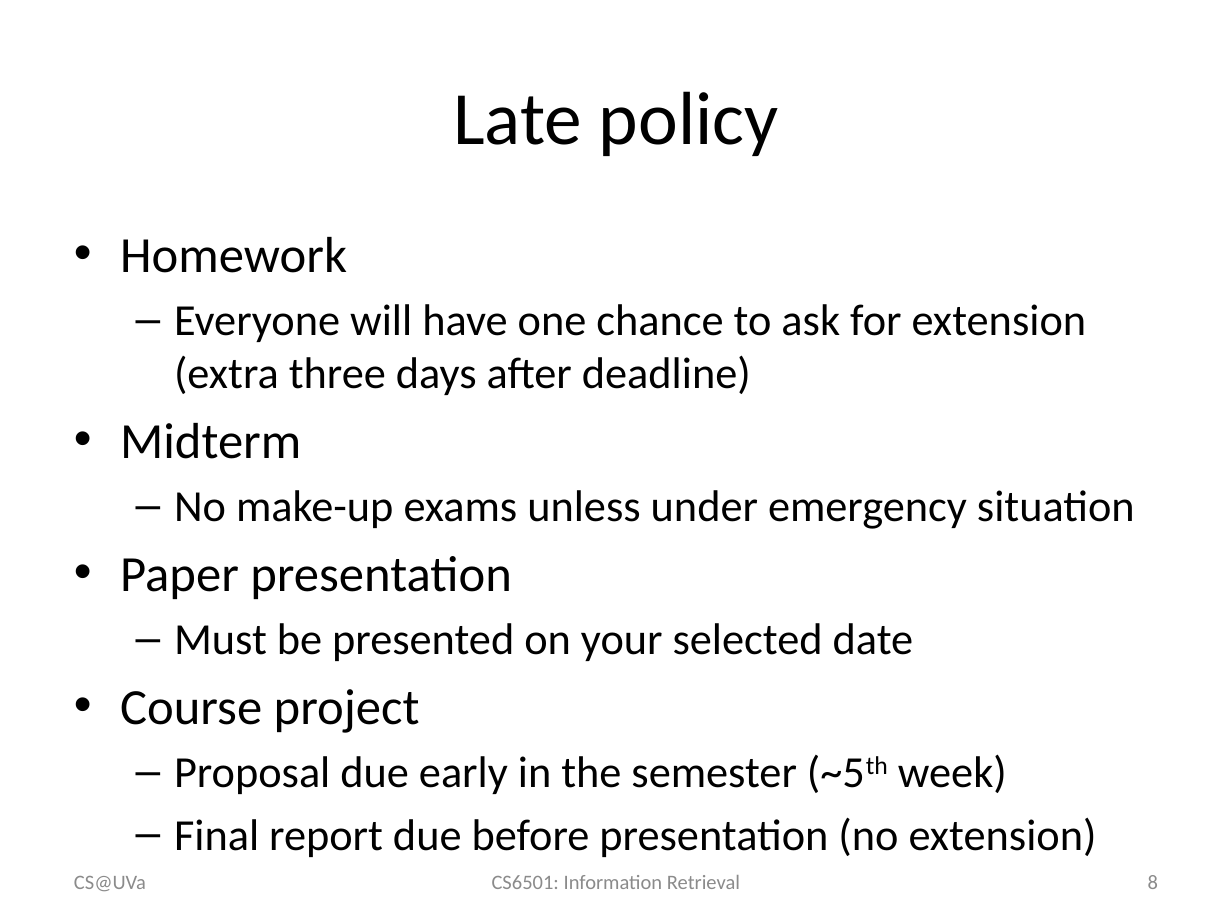
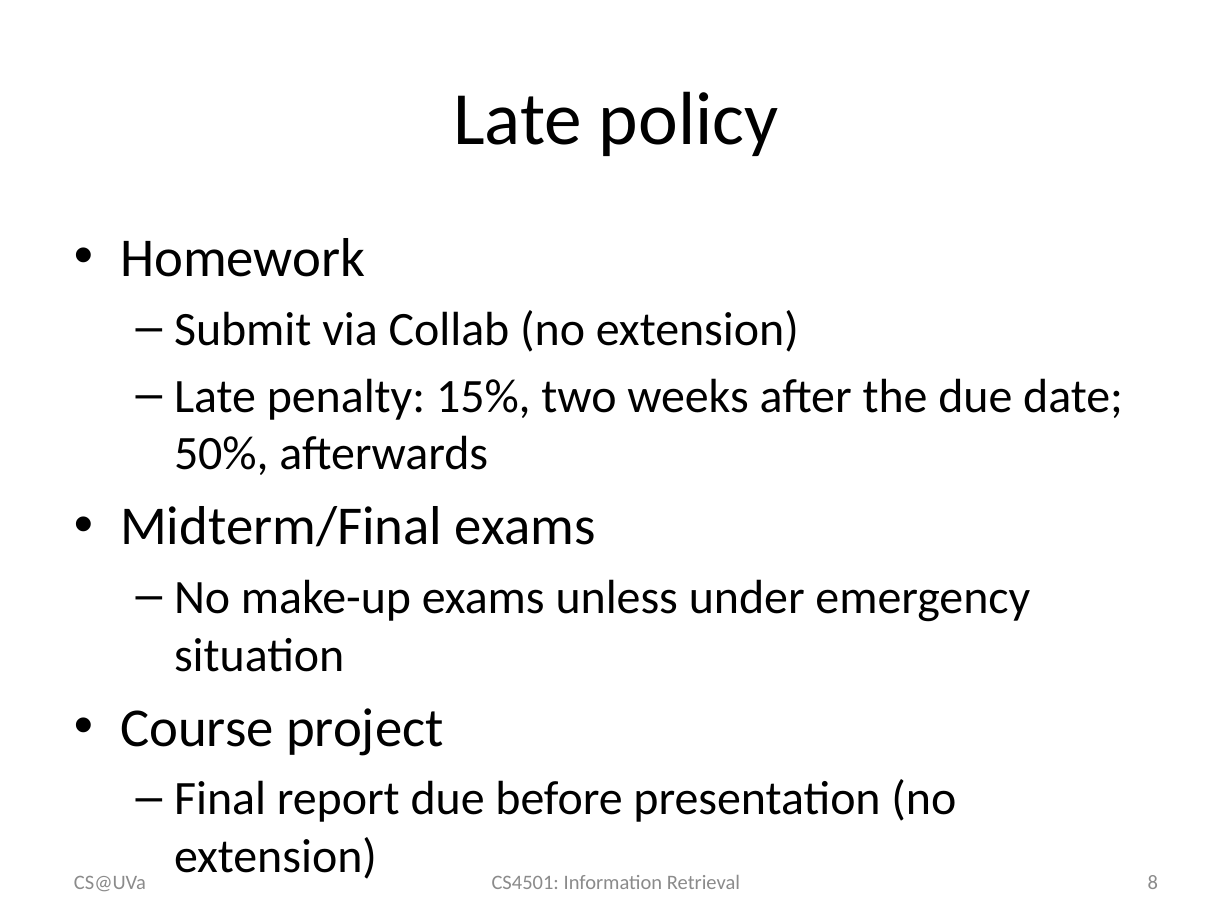
Before and after one commit to wang296/IR2015, a slide deck: slide 8 of docs/Course Policy.pptx. Drawn at 1232x924 pixels with LibreOffice and Linux fonts; fonts in the diff are those of the drawing. Boxes give left, top, right and bottom in pixels: in the first picture for what was removed or moved away, otherwise in the second. Text is boxed around its words. In the diff, an @@ line names an element or a change of style, - is before the commit and + after.

```diff
--- a/docs/Course Policy.pptx
+++ b/docs/Course Policy.pptx
@@ text at (120,238,1030,879): size 29.6 to 32 pt in "Homework", "Course project"; size 25.9 to 28 pt in "No make-up exams unless under emergency situation", "Final report due before presentation (no extension)" @@
@@ text at (120,310,1123,547): text changed; size 25.9 to 28 pt @@
-  – Everyone will have one chance to ask for extension (extra three days after deadline)
-• Midterm
+  – Submit via Collab (no extension)
+  – Late penalty: 15%, two weeks after the due date; 50%, afterwards
+• Midterm/Final exams
@@ text at (120,556,914,661): paragraphs removed @@
-• Paper presentation
-  – Must be presented on your selected date
@@ text at (174,754,1007,794): paragraph removed @@
-  – Proposal due early in the semester (~5th week)
@@ text at (492,875,740,889): text changed @@
-CS6501: Information Retrieval
+CS4501: Information Retrieval
```
Also in this commit, not shown: 8 other slides changed, 3 slides added, 1 slide removed, 6 other files.
